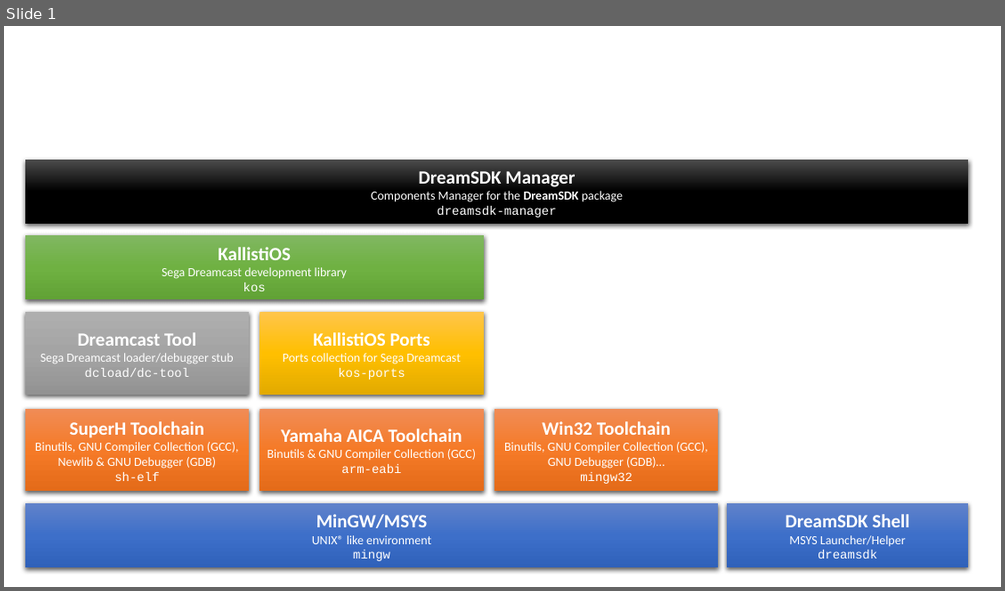
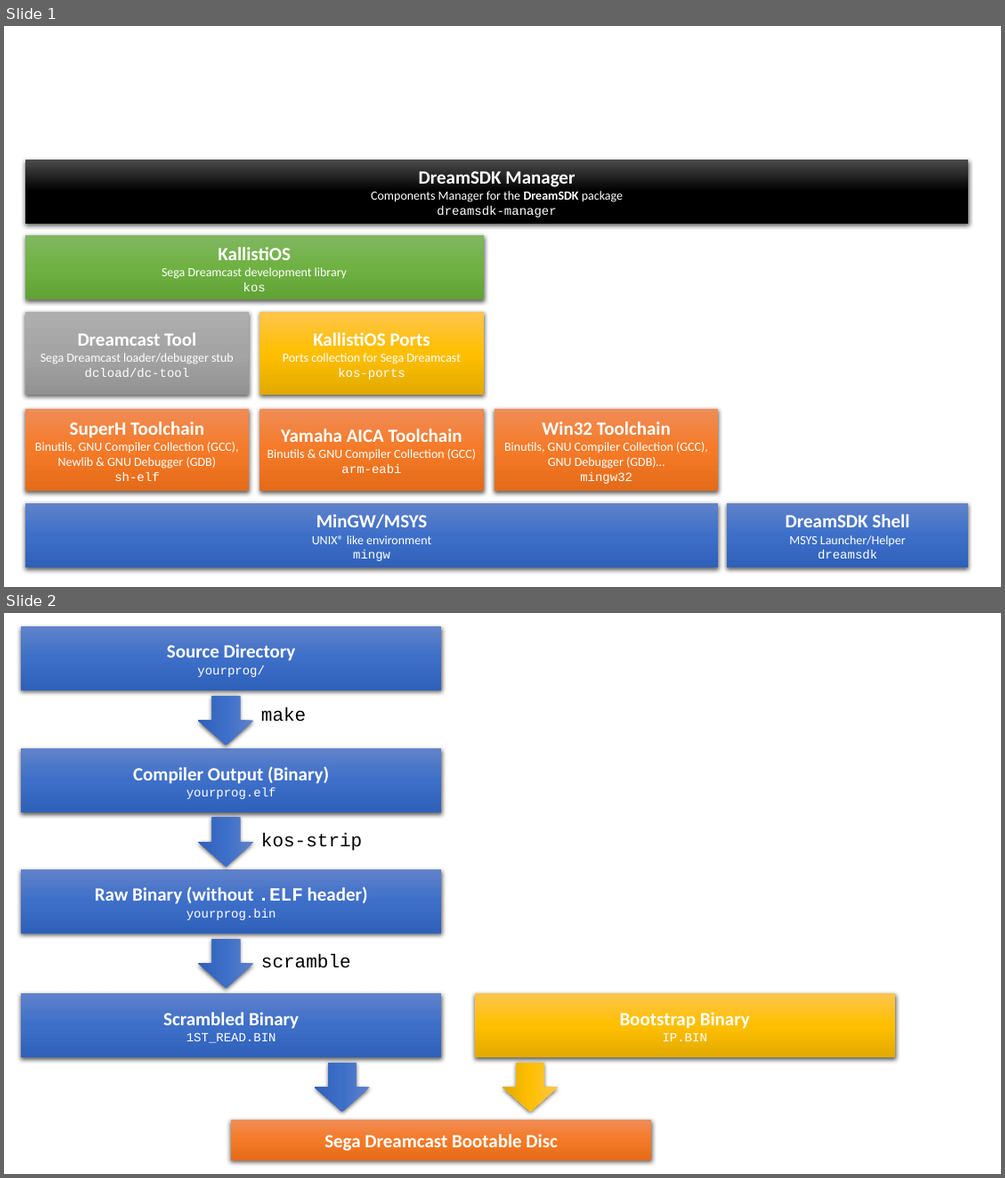
Before and after one commit to dreamsdk/documentation, a slide deck: rsrc/dreamsdk.pptx. Shown one above the other, each under a label of ours: slide 1 before the commit, slides 1 and 2 after it. The pictures are 1005x591 and 1005x1178 pixels, drawn with LibreOffice and Linux fonts; fonts in the diff are those of the drawing. Boxes give left, top, right and bottom in pixels: in the first picture for what was removed or moved away, otherwise in the second. Text is boxed around its words. In the diff, an @@ line names an element or a change of style, - is before the commit and + after.

```diff
--- a/rsrc/dreamsdk.pptx
+++ b/rsrc/dreamsdk.pptx
@@ slide 2 added at <box>4,613,1001,1174</box>, background #FFFFFF @@
@@ rectangle added at <box>21,626,442,690</box>, fill gradient #6183CB to #3E70CA to #3062BB, 18 pt, text #FFFFFF, bold @@
+Source Directory
+yourprog/
@@ right arrow added at <box>198,695,254,745</box>, fill gradient #6183CB to #3E70CA to #3062BB @@
@@ text added at <box>261,707,306,722</box>, 18 pt, text #000000 @@
+make
@@ rectangle added at <box>21,748,442,812</box>, fill gradient #6183CB to #3E70CA to #3062BB, 18 pt, text #FFFFFF, bold @@
+Compiler Output (Binary)
+yourprog.elf
@@ right arrow added at <box>198,817,254,867</box>, fill gradient #6183CB to #3E70CA to #3062BB @@
@@ text added at <box>261,834,362,851</box>, 18 pt, text #000000 @@
+kos-strip
@@ rectangle added at <box>21,869,442,933</box>, fill gradient #6183CB to #3E70CA to #3062BB, 18 pt, text #FFFFFF, bold @@
+Raw Binary (without .ELF header)
+yourprog.bin
@@ right arrow added at <box>198,938,254,988</box>, fill gradient #6183CB to #3E70CA to #3062BB @@
@@ text added at <box>261,954,351,968</box>, 18 pt, text #000000 @@
+scramble
@@ rectangle added at <box>21,994,442,1058</box>, fill gradient #6183CB to #3E70CA to #3062BB, 18 pt, text #FFFFFF, bold @@
+Scrambled Binary
+1ST_READ.BIN
@@ rectangle added at <box>474,994,895,1058</box>, fill gradient #FFC64B to #FFC000 to #E3AB00, 18 pt, text #FFFFFF, bold @@
+Bootstrap Binary
+IP.BIN
@@ right arrow added at <box>315,1062,370,1111</box>, fill gradient #6183CB to #3E70CA to #3062BB @@
@@ right arrow added at <box>502,1062,558,1111</box>, fill gradient #FFC64B to #FFC000 to #E3AB00 @@
@@ rectangle added at <box>231,1119,652,1160</box>, fill gradient #F18C57 to #F67B28 to #E56C19, 18 pt, text #FFFFFF, bold @@
+Sega Dreamcast Bootable Disc
```
Also in this commit, not shown: 28 other files.
